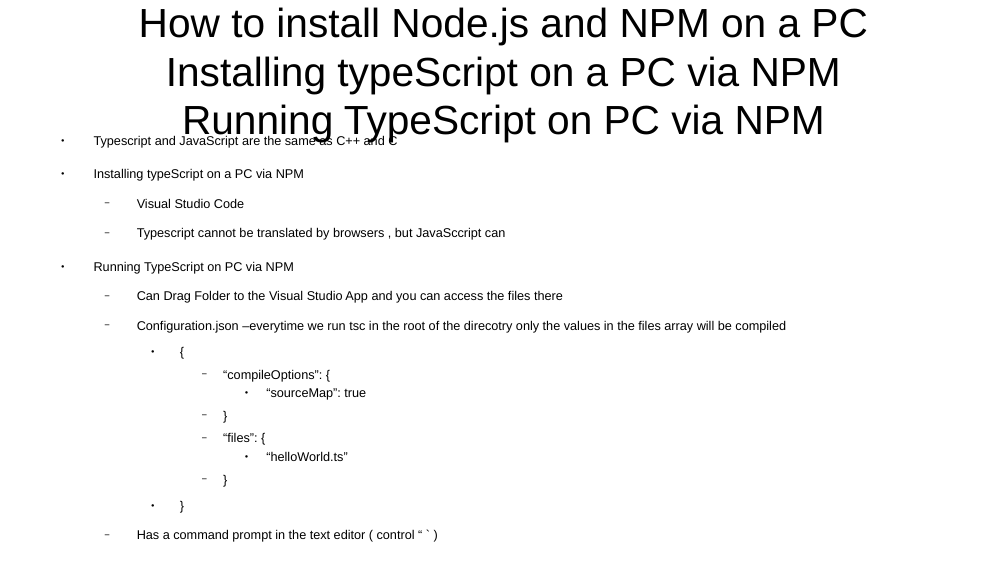
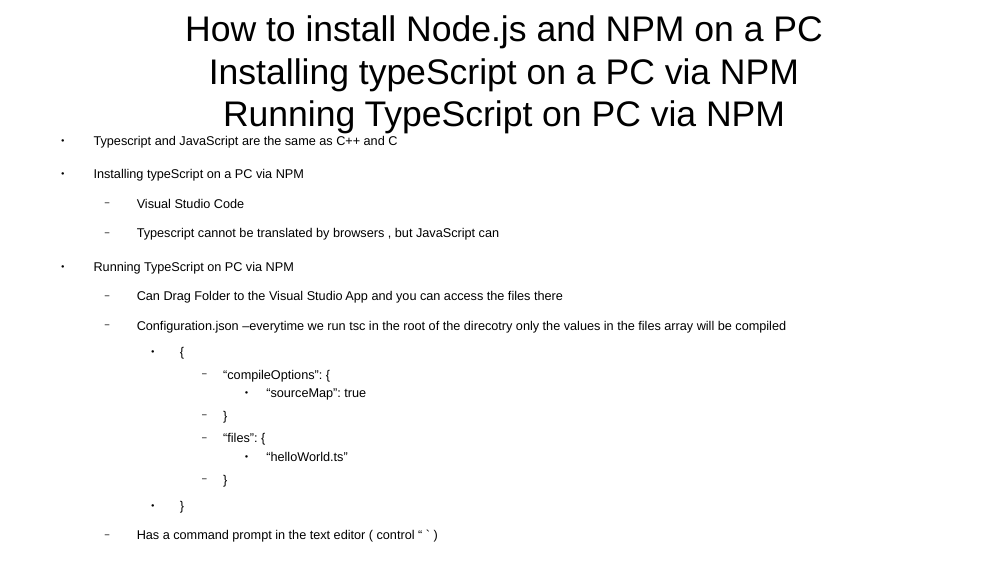
Before and after one commit to CharlesStockman/notesFromCourses, a slide deck: slide 4 of javascript/typescript/Introduction to Typescript Development.odp (slide 3 before the commit). Drawn at 1008x567 pixels with LibreOffice and Linux fonts; fonts in the diff are those of the drawing. Boxes give left, top, right and bottom in pixels: in the first picture for what was removed or moved away, otherwise in the second. Text is boxed around its words. In the diff, an @@ line names an element or a change of style, - is before the commit and + after.

```diff
--- a/javascript/typescript/Introduction to Typescript Development.odp
+++ b/javascript/typescript/Introduction to Typescript Development.odp
@@ title "How to install Node.js and ..." at bbox=[185, 15, 822, 134]: size 32 to 28 pt @@
@@ text at bbox=[137, 227, 499, 240]: text changed @@
-  − Typescript cannot be translated by browsers , but JavaSccript can
+  − Typescript cannot be translated by browsers , but JavaScript can
```
Also in this commit, not shown: 6 other slides changed, 8 slides added, 14 other files.
